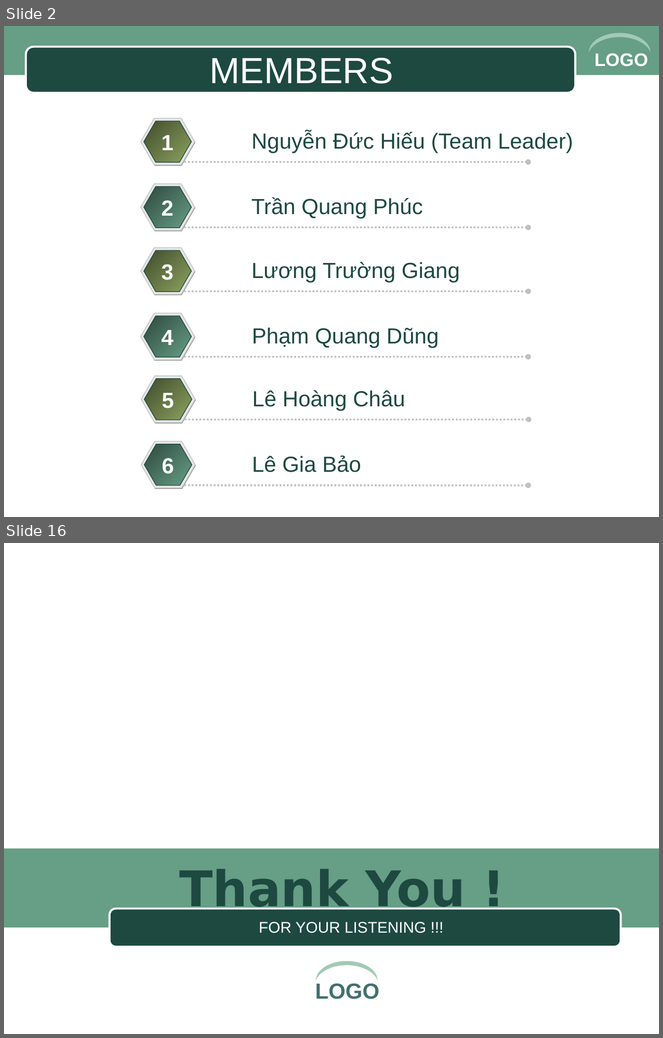
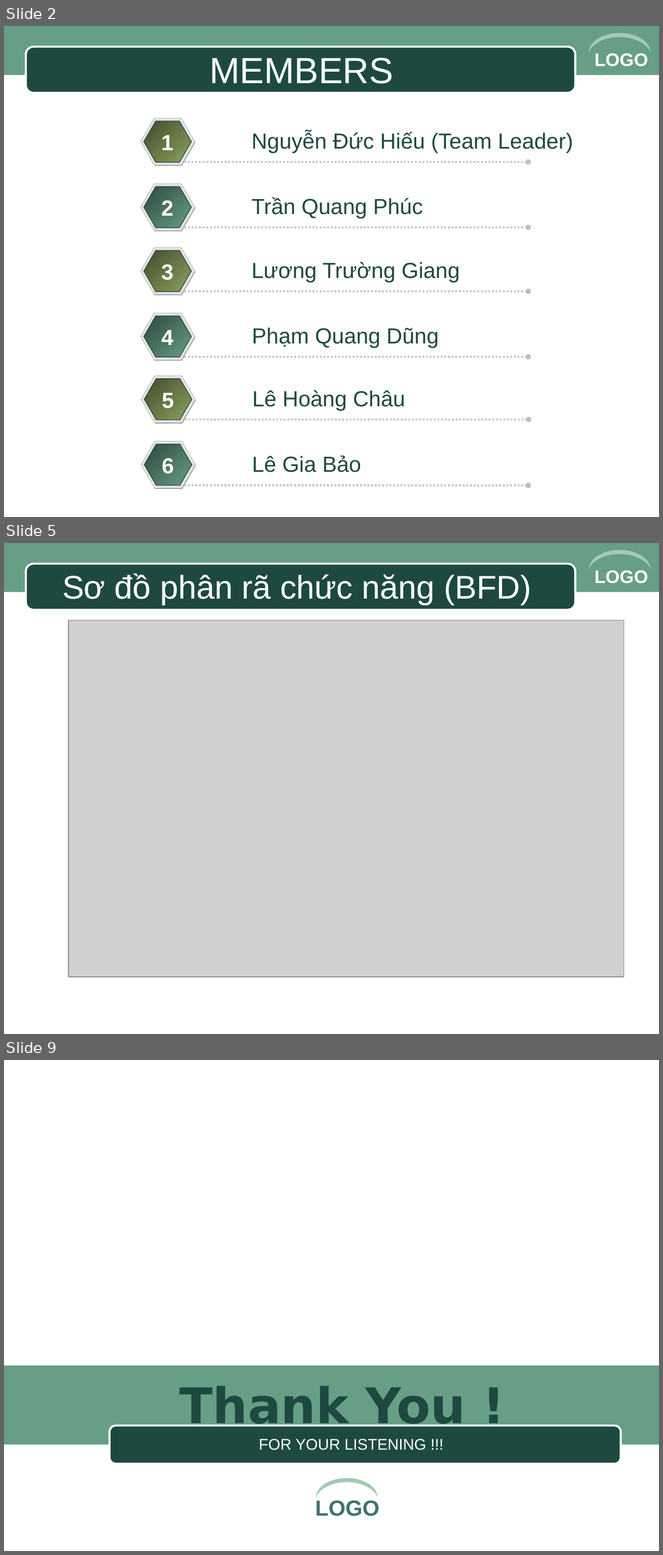
Before and after one commit to michelnguyen567/DoAn, a slide deck: baocao_slide/slide.ppt. Shown one above the other, each under a label of ours: slides 2 and 16 before the commit, slides 2, 5 and 9 after it; the slides between them are not shown. The pictures are 663x1038 and 663x1555 pixels, drawn with LibreOffice and Linux fonts; fonts in the diff are those of the drawing; grey boxes stand for pictures; background and template pictures are left out. Boxes give left, top, right and bottom in pixels: in the first picture for what was removed or moved away, otherwise in the second. Text is boxed around its words. In the diff, an @@ line names an element or a change of style, - is before the commit and + after.

```diff
--- a/baocao_slide/slide.ppt
+++ b/baocao_slide/slide.ppt
@@ slide 5 added at (x1=4, y1=543, x2=659, y2=1034), background #FFFFFF; not listed: 4 template elements that a slide beside it also shows @@
@@ title added at (x1=62, y1=573, x2=532, y2=605), 36 pt, text #FFFFFF @@
+Sơ đồ phân rã chức năng (BFD)
@@ picture added at (x1=68, y1=620, x2=624, y2=977) @@
@@ what was slide 16 is now slide 9 @@
```
Also in this commit, not shown: 6 other slides added, 14 slides removed, 5 other files.
